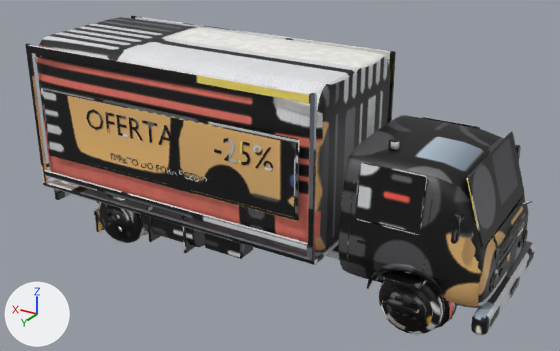
The FBX model unity/CheckoutSimulator/Assets/Resources/EventProps2/Ofertas_BoxTruck.fbx, before and after one commit.
The view is the same before and after, from a camera (50 mm lens) standing at (-5.89, 9.58, 6.18) and looking at (-0.14, -0.01, 1.38). Every picture has the same lights, and +X, +Y and +Z are marked at lower left. The older version comes first. Where no turn or scale is listed for an object, it has been applied to the vertices. Vertices at exactly the same position are counted once.

Names of what the first picture shows: 'Ofertas_BoxTruck'.
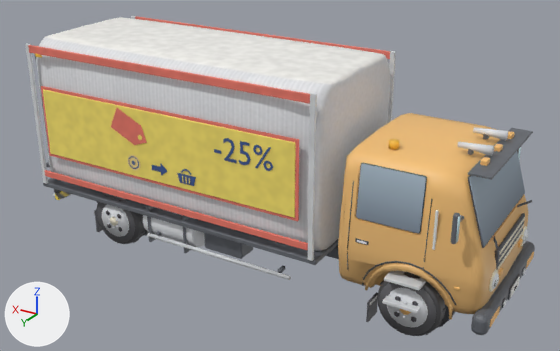
What differs and where, as boxes [x1, y1, x2, y2] in the pictures (560 x 351 px):
'Ofertas_BoxTruck', reshaped
    before: [25, 16, 535, 335]
    after: [25, 16, 535, 336]
part 1 of me_cube_301, added
    after: [379, 282, 436, 335]
part 2 of me_cube_301, added
    after: [387, 288, 428, 327]
part 3 of me_cube_301, added
    after: [432, 210, 439, 250]
part 4 of me_cube_301, rebuilt
    before: [379, 273, 445, 335]
    after: [377, 272, 446, 336]
part 5 of me_cube_301, deleted
    before: [86, 109, 521, 322]
part 6 of me_cube_301, built on
    before: [98, 115, 528, 333]
    after: [53, 108, 533, 335]
part 7 of me_cube_301, surface changed (lighter)
    both: [25, 16, 535, 335]

The edits, one by one:
me_cube_301 is used by ob_ofertas_boxtruck; location (0.0, 0.0, 0.0).
me_cube_301 had 6943 vertices, 6013 faces and spanned x -3.92..3.89, y -1.37..1.36, z -0.06..3.3.
me_cube_301 now has 9479 vertices, 7735 faces and spans x -3.93..4.07, y -1.39..1.38, z -0.06..3.3.
me_cube_301 part 1: a new loose piece, a 24-sided cylinder along y spanning x -3.2048..-2.3952, y 1.138..1.146, z 0.0752..0.8848, in mat_ofertas_boxtruck_mat (picture img_ofertas_boxtruck_basecolor_png).
me_cube_301 part 2: a new loose piece, a 20-sided cylinder along y spanning x -3.094..-2.506, y 1.137..1.149, z 0.186..0.774, in mat_ofertas_boxtruck_mat (picture img_ofertas_boxtruck_basecolor_png).
me_cube_301 part 3: the loose piece of 24 vertices spanning x -1.43..-1.35, y 1.23..1.28, z 0.85..3.25 is copied, and the copy is scaled about its middle by (0.359, 0.632, 0.226), then moved by (-1.71, -0.1, -0.33); it spans x -3.12..-3.08, y 1.14..1.18, z 1.45..2.0.
me_cube_301 part 4: the loose piece of 160 vertices spanning x -3.26..-2.34, y 0.86..1.14, z 0.02..0.94 is rebuilt with 144 vertices and now spans x -3.26..-2.34, y 0.86..1.14, z 0.02..0.94.
me_cube_301 part 5: 103 loose pieces with 1131 vertices, spanning x -3.92..3.89, y -1.36..1.31, z 0.32..2.41, are deleted.
me_cube_301 part 6: 78 vertices moved within x -3.92..3.89, y -1.3..1.35, z 0.53..2.45; 2454 vertices removed from x -3.92..3.89, y -1.37..1.36, z 0.02..2.48; 5653 vertices added at x -3.93..4.07, y -1.39..1.38, z 0.01..2.64.
me_cube_301 part 7: 2355 kept faces spanning x -3.92..3.89, y -1.29..1.31, z -0.06..3.3 get new texture (UV) coordinates.
Other edits to the shape of me_cube_301 do not show in these pictures.
